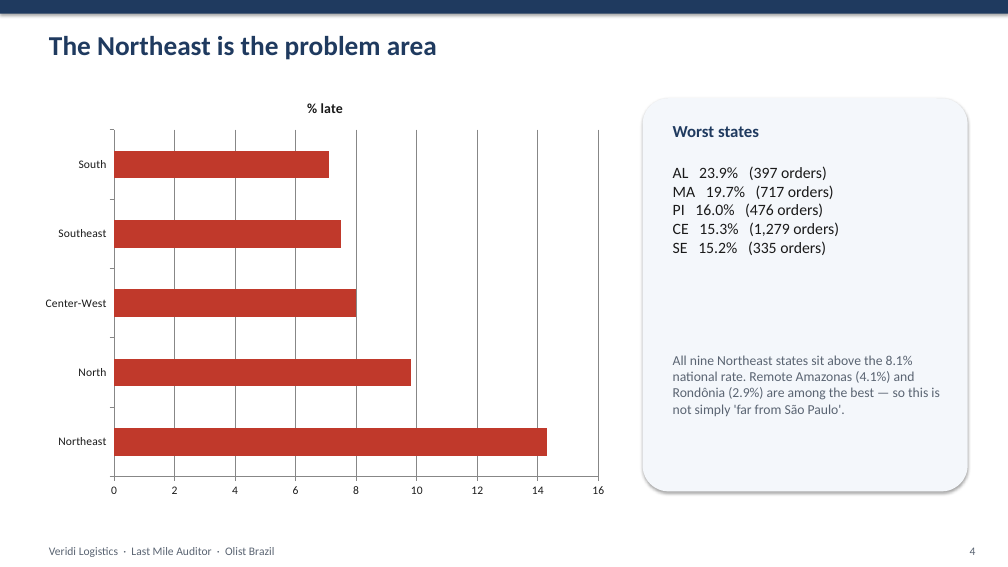
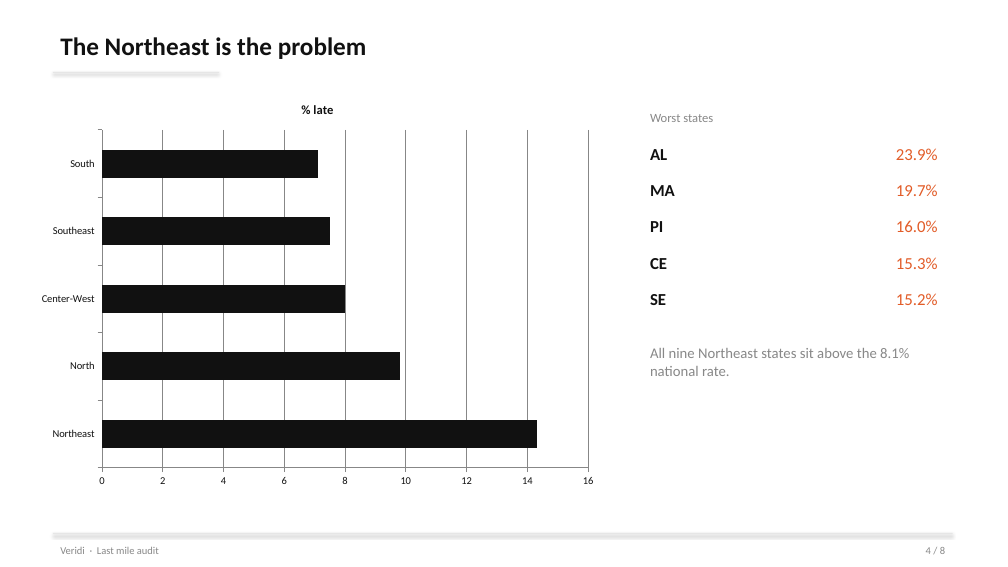
Before and after one commit to Jovz19200/AmaliTech-DEG-Project-based-challenges, a slide deck: slide 4 of data-engineering/Logistics-auditor/presentation/Last_Mile_Veridi.pptx. Drawn at 1008x567 pixels with LibreOffice and Linux fonts; fonts in the diff are those of the drawing. Boxes give left, top, right and bottom in pixels: in the first picture for what was removed or moved away, otherwise in the second. Text is boxed around its words. In the diff, an @@ line names an element or a change of style, - is before the commit and + after.

Commit message:
Restyle slides to a two-color minimal template.

```diff
--- a/data-engineering/Logistics-auditor/presentation/Last_Mile_Veridi.pptx
+++ b/data-engineering/Logistics-auditor/presentation/Last_Mile_Veridi.pptx
@@ rectangle removed at box(0, 0, 1008, 14) @@
@@ text at box(60, 37, 367, 59): text changed; size 26 to 24 pt; text colour #1F3A5F to #111111 @@
-The Northeast is the problem area
+The Northeast is the problem
@@ bar chart at box(30, 87, 605, 495) @@
@@ colour of % late #C0392B to #111111 @@
@@ lettering changed @@
@@ bar chart: place and size @@
-bar chart at box(34, 83, 616, 507)
+bar chart at box(30, 87, 605, 495)
@@ rectangle added at box(53, 72, 219, 73), fill #E6E6E6 @@
@@ text "Worst states": place and size @@
-text "Worst states" at box(673, 126, 759, 137)
+text "Worst states" at box(650, 114, 713, 122)
@@ text "Worst states" at box(650, 114, 713, 122): size 16 to 12 pt, text colour #1F3A5F to #888888, bold off @@
@@ rounded rectangle removed at box(643, 98, 968, 492) @@
@@ text added at box(650, 149, 667, 160), 16 pt, text #111111, bold @@
+AL
@@ text added at box(896, 148, 938, 160), 16 pt, text #E25C28 @@
+23.9%
@@ text added at box(650, 185, 675, 196), 16 pt, text #111111, bold @@
+MA
@@ text at box(896, 184, 938, 196): text changed; size 15 to 16 pt; text colour #1A1A1A to #E25C28 @@
-AL 23.9% (397 orders)
-MA 19.7% (717 orders)
-PI 16.0% (476 orders)
-CE 15.3% (1,279 orders)
-SE 15.2% (335 orders)
+19.7%
@@ text added at box(650, 221, 663, 232), 16 pt, text #111111, bold @@
+PI
@@ text added at box(896, 220, 938, 232), 16 pt, text #E25C28 @@
+16.0%
@@ text added at box(650, 258, 667, 269), 16 pt, text #111111, bold @@
+CE
@@ text added at box(896, 257, 938, 269), 16 pt, text #E25C28 @@
+15.3%
@@ text added at box(650, 294, 666, 305), 16 pt, text #111111, bold @@
+SE
@@ text added at box(896, 293, 938, 305), 16 pt, text #E25C28 @@
+15.2%
@@ text at box(650, 348, 909, 376): text changed; size 13 to 14 pt; text colour #5A6472 to #888888 @@
-All nine Northeast states sit above the 8.1% national rate. Remote Amazonas (4.1%) and Rondônia (2.9%) are among the best — so this is not simply 'far from São Paulo'.
+All nine Northeast states sit above the 8.1% national rate.
@@ rectangle added at box(53, 533, 953, 534), fill #E6E6E6 @@
@@ text at box(60, 547, 159, 554): text changed; size 11 to 10 pt; text colour #5A6472 to #888888 @@
-Veridi Logistics · Last Mile Auditor · Olist Brazil
+Veridi · Last mile audit
@@ text at box(926, 547, 945, 554): text changed; size 11 to 10 pt; text colour #5A6472 to #888888 @@
-4
+4 / 8
```
Also in this commit, not shown: 7 other slides changed.
